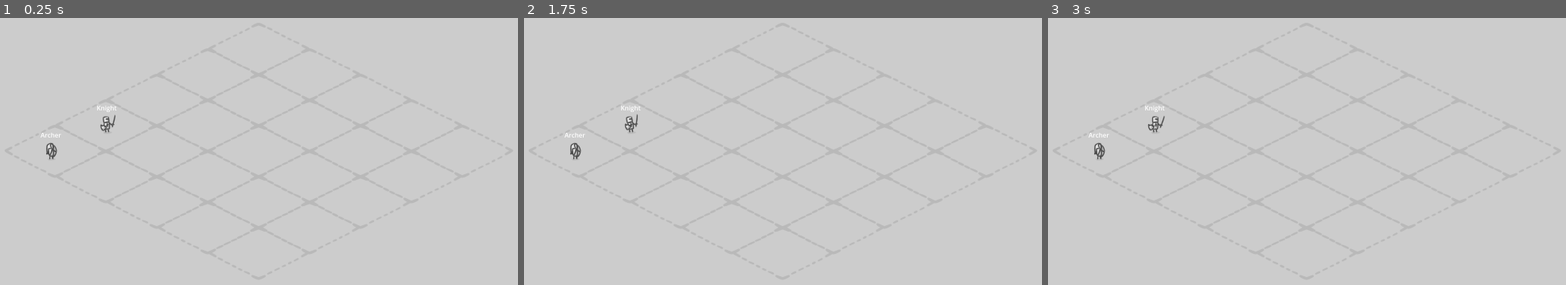
Above: before the commit, frames 1-3 (left to right).
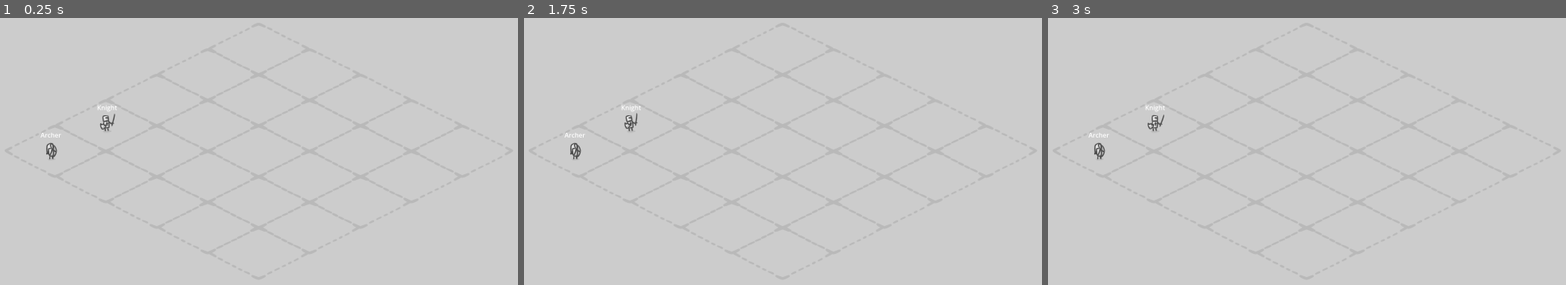
Above: after the commit, the same moments.

Repository: zz2548/week-4-resource-management
Game: Godot game, scene res://Scenes/Level/Level.tscn
Same seed, same stepped clock (60 frames per second), same inputs: the game is played once before the commit and once after it.
Inputs (mouse positions are in pixels of both pictures, inside the frame that each line leads up to):
- Up to frame 1 (0.25 s): no input
- Up to frame 2 (1.75 s): move the mouse to (922, 108) at 0.52 s; press the mouse at (922, 108) at 0.53 s; move the mouse to (653, 146) at 1.27 s; release the mouse at (653, 146) at 1.28 s; click (653, 146) at 1.35 s
- Up to frame 3 (3 s): tap Enter at 2 s; move the mouse to (1369, 47) at 2.02 s; press the mouse at (1369, 47) at 2.03 s; tap Space at 2.75 s; move the mouse to (1275, 199) at 2.77 s; release the mouse at (1275, 199) at 2.78 s; click (1275, 199) at 2.85 s

The runs differ from the first frame. In frame 1, 0.1% of the frame differs, in the area x 18-23%, y 32-43%; in frame 2, 0.1%; in frame 3, 0.1%.

Commit message:
Added directional running animation

Diff:
--- a/Scenes/Units/Knight.tscn
+++ b/Scenes/Units/Knight.tscn
@@ -1,15 +1,19 @@
 [gd_scene format=3 uid="uid://dxmycd7jva0vo"]
 
 [ext_resource type="PackedScene" uid="uid://cdq3vg5uy60yu" path="res://Scenes/Units/Unit.tscn" id="1_84vrm"]
+[ext_resource type="Script" uid="uid://vx4tooqgtsce" path="res://Scenes/Units/knight.gd" id="2_wu6t3"]
 
 [node name="KnightUnit" unique_id=685786526 instance=ExtResource("1_84vrm")]
 
 [node name="Sprite2D" parent="." index="0" unique_id=1963522467]
-position = Vector2(-125, -65)
-frame_progress = 0.0
+position = Vector2(-126, -68)
+script = ExtResource("2_wu6t3")
+
+[node name="Area2D" parent="." index="1" unique_id=284537200]
+position = Vector2(126, 68)
 
 [node name="Label" parent="." index="2" unique_id=2068684992]
-offset_left = -25.0
-offset_top = -50.0
-offset_right = 26.0
-offset_bottom = -27.0
+offset_left = -24.0
+offset_top = -51.0
+offset_right = 27.0
+offset_bottom = -28.0
--- a/Scenes/Units/Unit.tscn
+++ b/Scenes/Units/Unit.tscn
@@ -3,6 +3,8 @@
 [ext_resource type="Script" uid="uid://dxo57u8sv551l" path="res://Scenes/Units/unit.gd" id="1_bxx5k"]
 [ext_resource type="Texture2D" uid="uid://c2pxov12dbok6" path="res://Assets/Characters/Knight/chr_knight_attack.png" id="1_t8my3"]
 [ext_resource type="Texture2D" uid="uid://b3omba331r3cy" path="res://Assets/Characters/Knight/chr_knight_idle.png" id="2_bxx5k"]
+[ext_resource type="Texture2D" uid="uid://bo7gu63fb4wye" path="res://Assets/Characters/Knight/chr_knight_run_upward.png" id="4_lutiw"]
+[ext_resource type="Texture2D" uid="uid://cfawr5g0mnk8t" path="res://Assets/Characters/Knight/chr_knight_run_backward.png" id="5_aa1w8"]
 
 [sub_resource type="AtlasTexture" id="AtlasTexture_f2dp4"]
 atlas = ExtResource("1_t8my3")
@@ -59,6 +61,70 @@
 [sub_resource type="AtlasTexture" id="AtlasTexture_baijc"]
 atlas = ExtResource("2_bxx5k")
 region = Rect2(240, 0, 80, 80)
+
+[sub_resource type="AtlasTexture" id="AtlasTexture_u301h"]
+atlas = ExtResource("4_lutiw")
+region = Rect2(0, 0, 80, 80)
+
+[sub_resource type="AtlasTexture" id="AtlasTexture_c2nhe"]
+atlas = ExtResource("4_lutiw")
+region = Rect2(80, 0, 80, 80)
+
+[sub_resource type="AtlasTexture" id="AtlasTexture_jb8h3"]
+atlas = ExtResource("4_lutiw")
+region = Rect2(160, 0, 80, 80)
+
+[sub_resource type="AtlasTexture" id="AtlasTexture_ti75h"]
+atlas = ExtResource("4_lutiw")
+region = Rect2(240, 0, 80, 80)
+
+[sub_resource type="AtlasTexture" id="AtlasTexture_lx4m0"]
+atlas = ExtResource("4_lutiw")
+region = Rect2(320, 0, 80, 80)
+
+[sub_resource type="AtlasTexture" id="AtlasTexture_gq1ut"]
+atlas = ExtResource("4_lutiw")
+region = Rect2(400, 0, 80, 80)
+
+[sub_resource type="AtlasTexture" id="AtlasTexture_j1x40"]
+atlas = ExtResource("4_lutiw")
+region = Rect2(480, 0, 80, 80)
+
+[sub_resource type="AtlasTexture" id="AtlasTexture_0owno"]
+atlas = ExtResource("4_lutiw")
+region = Rect2(560, 0, 80, 80)
+
+[sub_resource type="AtlasTexture" id="AtlasTexture_tb705"]
+atlas = ExtResource("5_aa1w8")
+region = Rect2(0, 0, 80, 80)
+
+[sub_resource type="AtlasTexture" id="AtlasTexture_4enfk"]
+atlas = ExtResource("5_aa1w8")
+region = Rect2(80, 0, 80, 80)
+
+[sub_resource type="AtlasTexture" id="AtlasTexture_f3n8y"]
+atlas = ExtResource("5_aa1w8")
+region = Rect2(160, 0, 80, 80)
+
+[sub_resource type="AtlasTexture" id="AtlasTexture_spwf0"]
+atlas = ExtResource("5_aa1w8")
+region = Rect2(240, 0, 80, 80)
+
+[sub_resource type="AtlasTexture" id="AtlasTexture_r8xkn"]
+atlas = ExtResource("5_aa1w8")
+region = Rect2(320, 0, 80, 80)
+
+[sub_resource type="AtlasTexture" id="AtlasTexture_vtw7c"]
+atlas = ExtResource("5_aa1w8")
+region = Rect2(400, 0, 80, 80)
+
+[sub_resource type="AtlasTexture" id="AtlasTexture_jdepu"]
+atlas = ExtResource("5_aa1w8")
+region = Rect2(480, 0, 80, 80)
+
+[sub_resource type="AtlasTexture" id="AtlasTexture_f62rq"]
+atlas = ExtResource("5_aa1w8")
+region = Rect2(560, 0, 80, 80)
 
 [sub_resource type="SpriteFrames" id="SpriteFrames_u301h"]
 animations = [{
@@ -113,6 +179,64 @@
 "loop": true,
 "name": &"idle",
 "speed": 5.0
+}, {
+"frames": [{
+"duration": 1.0,
+"texture": SubResource("AtlasTexture_u301h")
+}, {
+"duration": 1.0,
+"texture": SubResource("AtlasTexture_c2nhe")
+}, {
+"duration": 1.0,
+"texture": SubResource("AtlasTexture_jb8h3")
+}, {
+"duration": 1.0,
+"texture": SubResource("AtlasTexture_ti75h")
+}, {
+"duration": 1.0,
+"texture": SubResource("AtlasTexture_lx4m0")
+}, {
+"duration": 1.0,
+"texture": SubResource("AtlasTexture_gq1ut")
+}, {
+"duration": 1.0,
+"texture": SubResource("AtlasTexture_j1x40")
+}, {
+"duration": 1.0,
+"texture": SubResource("AtlasTexture_0owno")
+}],
+"loop": true,
+"name": &"run_left_and_up",
+"speed": 5.0
+}, {
+"frames": [{
+"duration": 1.0,
+"texture": SubResource("AtlasTexture_tb705")
+}, {
+"duration": 1.0,
+"texture": SubResource("AtlasTexture_4enfk")
+}, {
+"duration": 1.0,
+"texture": SubResource("AtlasTexture_f3n8y")
+}, {
+"duration": 1.0,
+"texture": SubResource("AtlasTexture_spwf0")
+}, {
+"duration": 1.0,
+"texture": SubResource("AtlasTexture_r8xkn")
+}, {
+"duration": 1.0,
+"texture": SubResource("AtlasTexture_vtw7c")
+}, {
+"duration": 1.0,
+"texture": SubResource("AtlasTexture_jdepu")
+}, {
+"duration": 1.0,
+"texture": SubResource("AtlasTexture_f62rq")
+}],
+"loop": true,
+"name": &"run_right_and_down",
+"speed": 5.0
 }]
 
 [node name="Unit" type="Node2D" unique_id=685786526]
@@ -120,18 +244,19 @@
 
 [node name="Sprite2D" type="AnimatedSprite2D" parent="." unique_id=1963522467]
 texture_filter = 1
+position = Vector2(-126, -70)
 sprite_frames = SubResource("SpriteFrames_u301h")
-animation = &"attack"
-frame_progress = 0.05241144
+animation = &"run_right_and_down"
 offset = Vector2(128, 68)
 
 [node name="Area2D" type="Area2D" parent="." unique_id=284537200]
+position = Vector2(2, -5)
 
 [node name="Label" type="Label" parent="." unique_id=2068684992]
-offset_left = 100.0
-offset_top = 15.0
-offset_right = 151.0
-offset_bottom = 38.0
+offset_left = -26.0
+offset_top = -55.0
+offset_right = 25.0
+offset_bottom = -32.0
 text = "Knight"
 horizontal_alignment = 1
 vertical_alignment = 1
--- /dev/null
+++ b/Scenes/Units/knight.gd
@@ -0,0 +1,16 @@
+extends Unit  # Inherit from Unit
+class_name Knight
+
+# Knight-specific properties
+# Just placeholders
+# @export var attack_damage: int = 20
+# @export var armor: int = 5
+
+func _ready():
+	super._ready()  # ← Call parent's _ready()
+	print("[", name, "] Knight ready!")
+
+# You can override methods if knights behave differently
+func set_moving(direction: String):
+	super.set_moving(direction)  # Call parent behavior
+	# Add knight-specific behavior here if needed
--- a/Scenes/Units/unit.gd
+++ b/Scenes/Units/unit.gd
@@ -1,10 +1,45 @@
 extends Node2D
+class_name Unit
 
 @onready var sprite: AnimatedSprite2D = $Sprite2D
 
-func _ready() -> void:
-	sprite.play("idle")
+enum State {IDLE, MOVING, ATTACKING}
+var current_state: State = State.IDLE
+var current_direction: String = "down"
 
-# Called every frame. 'delta' is the elapsed time since the previous frame.
-func _process(delta: float) -> void:
-	pass
+func _ready():
+	print("[", name, "] Unit _ready() called")
+	if sprite == null:
+		push_error("[", name, "] Sprite2D not found!")
+	else:
+		print("[", name, "] Sprite found, playing idle")
+		sprite.play("idle")
+
+func set_moving(direction: String):
+	print("[", name, "] set_moving('", direction, "')")
+	current_state = State.MOVING
+	current_direction = direction
+
+	if sprite == null:
+		push_error("[", name, "] Cannot animate - sprite is null!")
+		return
+
+	# Map any direction to your two available run animations
+	var anim_name = ""
+
+	match direction:
+		"right", "down", "right_and_down", "down_and_right":
+			anim_name = "run_right_and_down"
+		"left", "up", "left_and_up", "up_and_left":
+			anim_name = "run_left_and_up"
+		_:
+			anim_name = "run_right_and_down"  # Default
+
+	print("  Direction '", direction, "' -> Playing: ", anim_name)
+	sprite.play(anim_name)
+
+func set_idle():
+	print("[", name, "] set_idle()")
+	current_state = State.IDLE
+	if sprite:
+		sprite.play("idle")
--- a/board_manager.gd
+++ b/board_manager.gd
@@ -71,11 +71,33 @@
 
 func move_unit_along_path(unit: Node2D):
 	if not unit_paths.has(unit) or unit_paths[unit].is_empty():
+		print("[MOVEMENT] Path complete for ", unit.name)
+		# Stop animation
+		if unit.has_method("set_idle"):
+			print("  Calling set_idle() on ", unit.name)
+			unit.set_idle()
+		else:
+			print("  WARNING: ", unit.name, " doesn't have set_idle() method!")
 		return
 
 	var current_path = unit_paths[unit]
 	var target_pos = grid.map_to_local(current_path[0])
 	target_pos.y += UNIT_Y_OFFSET
+
+	# Get direction
+	var current_tile = grid.local_to_map(unit.global_position)
+	var next_tile = current_path[0]
+	var direction = get_movement_direction(current_tile, next_tile)
+
+	print("[MOVEMENT] Moving ", unit.name, " from ", current_tile, " to ", next_tile, " (direction: ", direction, ")")
+
+	# Play animation
+	if unit.has_method("set_moving"):
+		print("  Calling set_moving('", direction, "') on ", unit.name)
+		unit.set_moving(direction)
+	else:
+		print("  WARNING: ", unit.name, " doesn't have set_moving() method!")
+		print("  Available methods: ", unit.get_method_list().map(func(m): return m.name))
 
 	var tween = create_tween()
 	tween.tween_property(unit, "global_position", target_pos, 0.3)
@@ -83,6 +105,30 @@
 		current_path.pop_front()
 		if current_path.is_empty():
 			unit_paths.erase(unit)
+			if unit.has_method("set_idle"):
+				unit.set_idle()
 		else:
 			move_unit_along_path(unit)
 	)
+
+func get_movement_direction(from: Vector2i, to: Vector2i) -> String:
+	var delta = to - from
+
+	# Check for diagonal movement first
+	if delta.x != 0 and delta.y != 0:
+		# Diagonal movement
+		var horizontal = "right" if delta.x > 0 else "left"
+		var vertical = "down" if delta.y > 0 else "up"
+		return horizontal + "_and_" + vertical
+
+	# Cardinal directions
+	if delta.y > 0:
+		return "down"
+	elif delta.y < 0:
+		return "up"
+	elif delta.x > 0:
+		return "right"
+	elif delta.x < 0:
+		return "left"
+
+	return "down"  # Default
Not shown, added: Scenes/Units/knight.gd.uid
